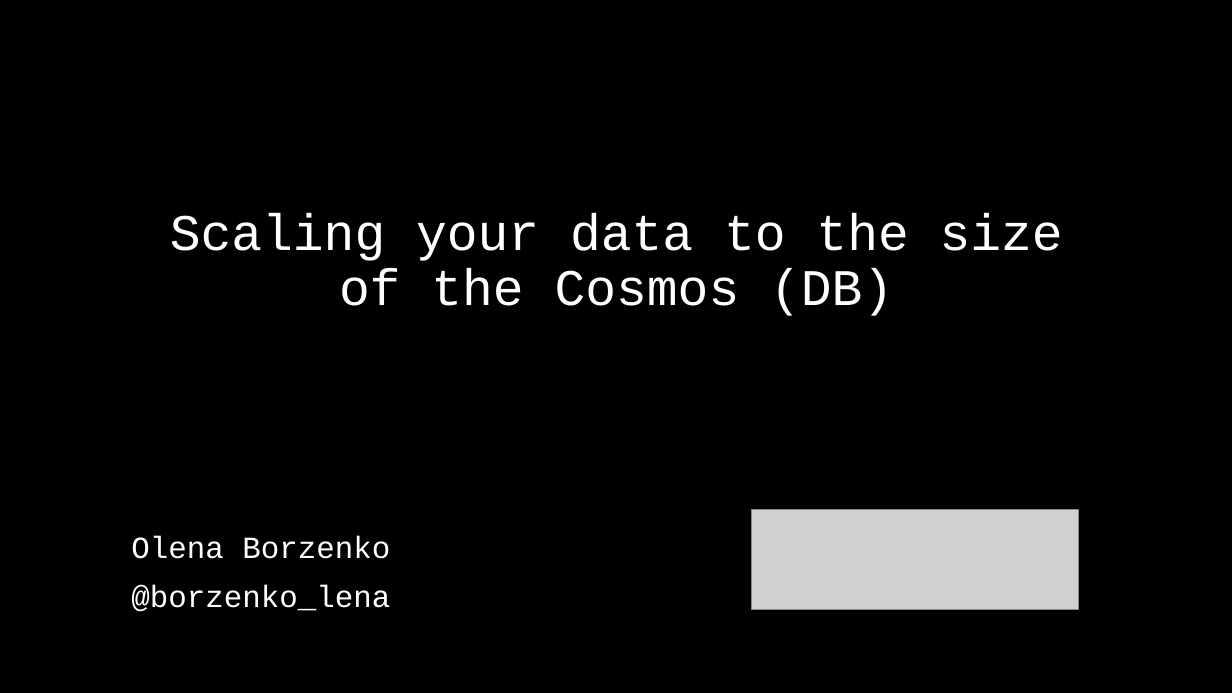
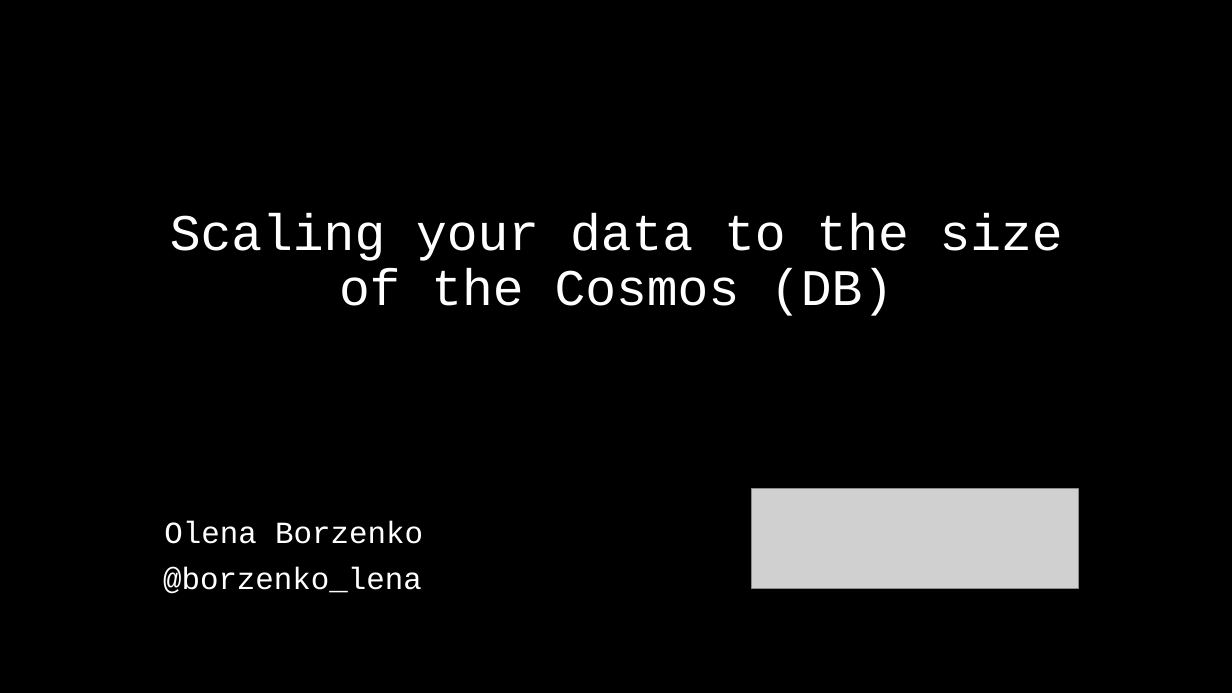
Before and after one commit to OlenaBorzenko/Presentations, a slide deck: slide 1 of ScalingYourDataToTheCosmos.pptx. Drawn at 1232x693 pixels with LibreOffice and Linux fonts; fonts in the diff are those of the drawing; grey boxes stand for pictures. Boxes give left, top, right and bottom in pixels: in the first picture for what was removed or moved away, otherwise in the second. Text is boxed around its words. In the diff, an @@ line names an element or a change of style, - is before the commit and + after.

```diff
--- a/ScalingYourDataToTheCosmos.pptx
+++ b/ScalingYourDataToTheCosmos.pptx
@@ text "Olena Borzenko": place and size @@
-text "Olena Borzenko" at (131,536,390,559)
+text "Olena Borzenko" at (164,520,423,544)
@@ picture: place and size @@
-picture at (751,509,1078,609)
+picture at (751,489,1078,589)
@@ text "@borzenko_lena": place and size @@
-text "@borzenko_lena" at (131,585,390,612)
+text "@borzenko_lena" at (163,567,422,594)
@@ text "@borzenko_lena" at (163,567,422,594): alignment centre to left @@
```
Also in this commit, not shown: 8 other slides changed, 10 slides added, 6 slides removed.
